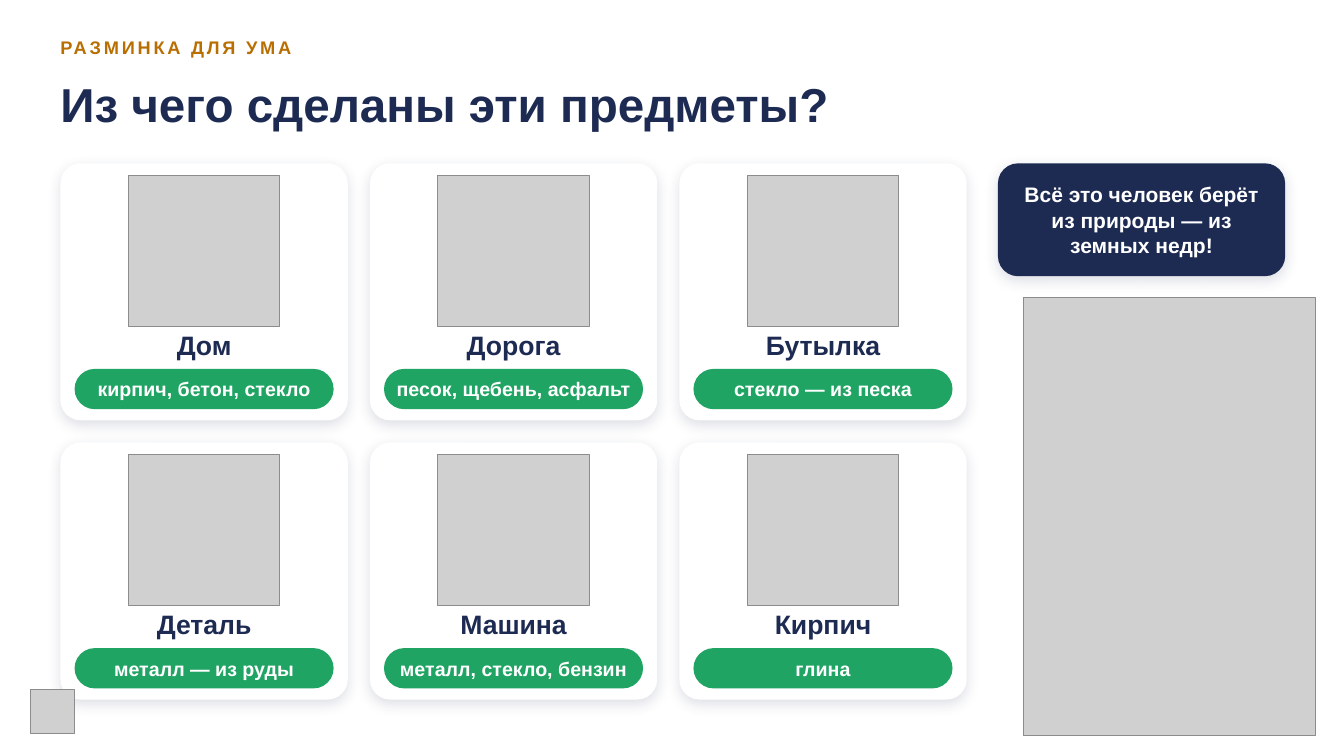
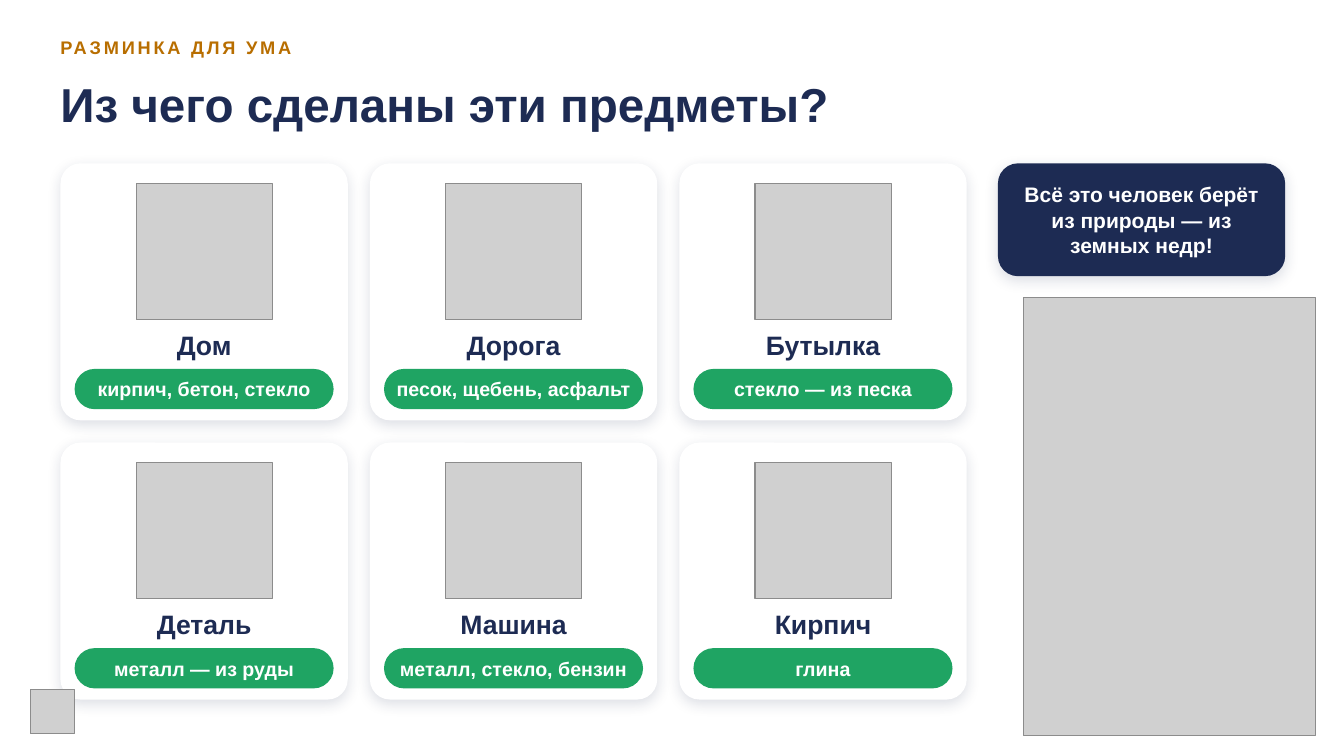
Before and after one commit to zxkaize-cell/kaize, a slide deck: slide 3 of presentations/Полезные_ископаемые/Использование_и_охрана_полезных_ископаемых.pptx. Drawn at 1344x756 pixels with LibreOffice and Linux fonts; fonts in the diff are those of the drawing; grey boxes stand for pictures; background and template pictures are left out. Boxes give left, top, right and bottom in pixels: in the first picture for what was removed or moved away, otherwise in the second. Text is boxed around its words. In the diff, an @@ line names an element or a change of style, - is before the commit and + after.

```diff
--- a/presentations/Полезные_ископаемые/Использование_и_охрана_полезных_ископаемых.pptx
+++ b/presentations/Полезные_ископаемые/Использование_и_охрана_полезных_ископаемых.pptx
@@ picture: place and size @@
-picture at box(128, 175, 279, 327)
+picture at box(136, 184, 272, 320)
@@ picture: place and size @@
-picture at box(438, 175, 589, 327)
+picture at box(446, 184, 582, 320)
@@ picture: place and size @@
-picture at box(748, 175, 899, 327)
+picture at box(755, 184, 891, 320)
@@ picture: place and size @@
-picture at box(128, 455, 279, 606)
+picture at box(136, 463, 272, 599)
@@ picture: place and size @@
-picture at box(438, 455, 589, 606)
+picture at box(446, 463, 582, 599)
@@ picture: place and size @@
-picture at box(748, 455, 899, 606)
+picture at box(755, 463, 891, 599)
```
Also in this commit, not shown: 5 other slides changed, 45 other files.
